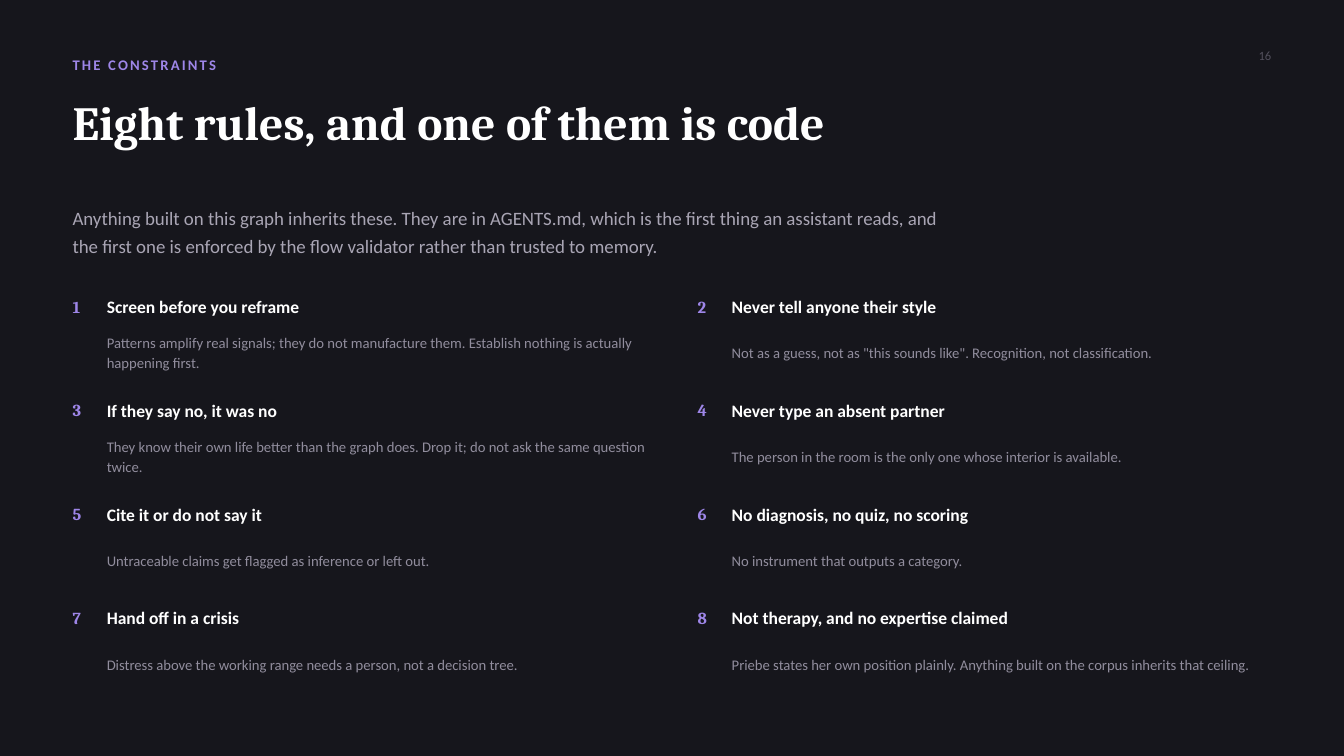
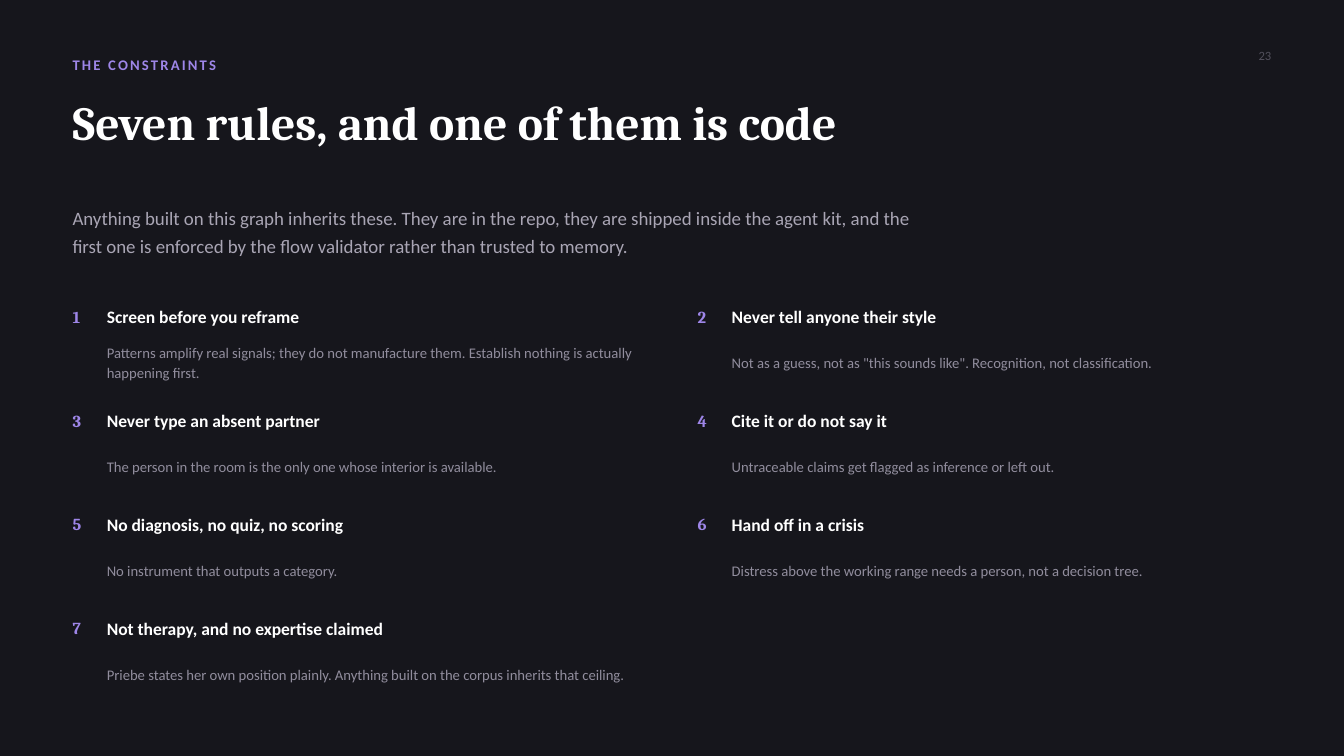
Before and after one commit to Touyette/AS-KG, a slide deck: slide 23 of Attachment-Knowledge-Graph.pptx (slide 16 before the commit). Drawn at 1344x756 pixels with LibreOffice and Linux fonts; fonts in the diff are those of the drawing. Boxes give left, top, right and bottom in pixels: in the first picture for what was removed or moved away, otherwise in the second. Text is boxed around its words. In the diff, an @@ line names an element or a change of style, - is before the commit and + after.

```diff
--- a/Attachment-Knowledge-Graph.pptx
+++ b/Attachment-Knowledge-Graph.pptx
@@ text at bbox=[1259, 52, 1272, 60]: text changed @@
-16
+23
@@ text at bbox=[73, 106, 837, 147]: text changed @@
-Eight rules, and one of them is code
+Seven rules, and one of them is code
@@ text at bbox=[73, 212, 910, 256]: text changed @@
-Anything built on this graph inherits these. They are in AGENTS.md, which is the first thing an assistant reads, and the first one is enforced by the flow validator rather than trusted to memory.
+Anything built on this graph inherits these. They are in the repo, they are shipped inside the agent kit, and the first one is enforced by the flow validator rather than trusted to memory.
@@ text removed at bbox=[107, 404, 277, 420] @@
-If they say no, it was no
@@ 11 texts: place and size @@
-11 texts at bbox=[73, 300, 1152, 624]
+11 texts at bbox=[73, 310, 1152, 634]
@@ text at bbox=[107, 462, 497, 475]: text changed @@
-They know their own life better than the graph does. Drop it; do not ask the same question twice.
+The person in the room is the only one whose interior is available.
@@ text removed at bbox=[732, 452, 1122, 465] @@
-The person in the room is the only one whose interior is available.
@@ 3 texts: place and size @@
-3 texts at bbox=[107, 508, 429, 624]
+3 texts at bbox=[732, 414, 1054, 531]
@@ text added at bbox=[107, 566, 337, 579], 10.5 pt, text #918D9D @@
+No instrument that outputs a category.
@@ text at bbox=[732, 566, 1142, 579]: text changed @@
-No instrument that outputs a category.
+Distress above the working range needs a person, not a decision tree.
@@ text removed at bbox=[698, 612, 707, 624] @@
-8
@@ 4 texts: place and size @@
-4 texts at bbox=[732, 404, 1249, 673]
+4 texts at bbox=[107, 414, 624, 683]
@@ text removed at bbox=[107, 660, 518, 673] @@
-Distress above the working range needs a person, not a decision tree.
```
Also in this commit, not shown: 19 other slides changed, 6 slides added, 9 slides removed, 20 other files.
